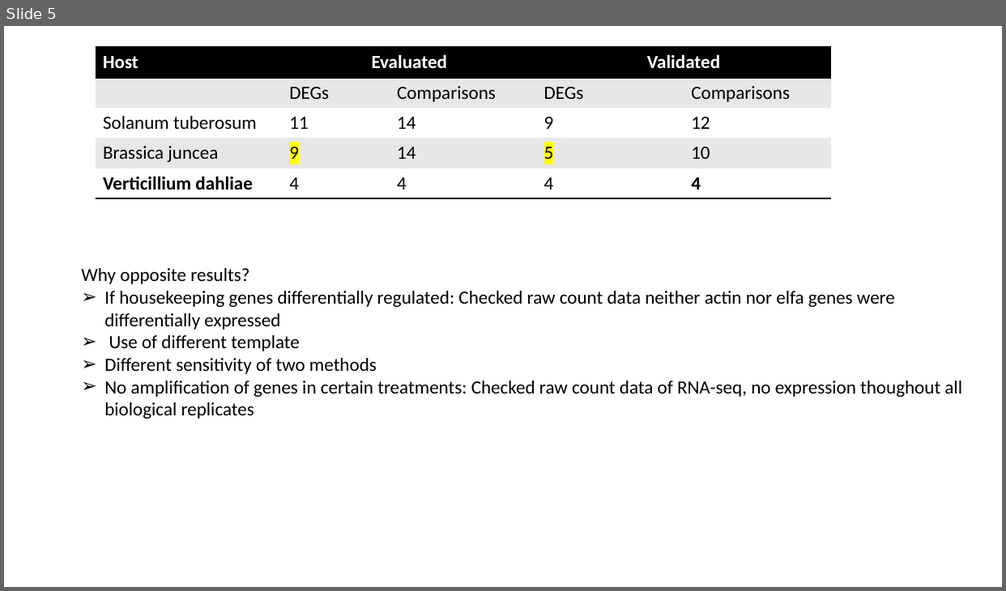
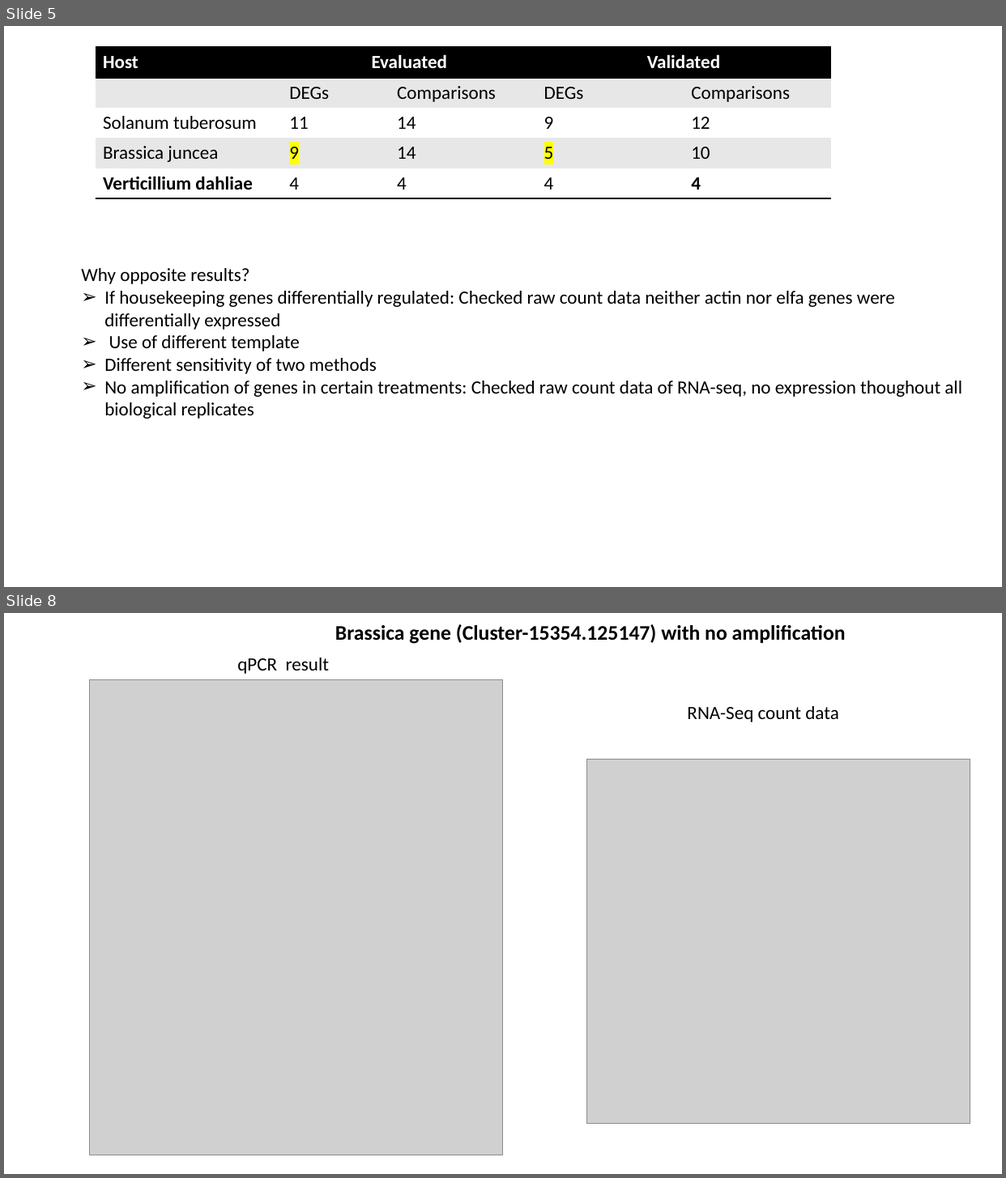
Before and after one commit to gcsudha/RNA-seq, a slide deck: qPCR validation/qPCR-Validation.pptx. Shown one above the other, each under a label of ours: slide 5 before the commit, slides 5 and 8 after it; the slides between them are not shown. The pictures are 1006x591 and 1006x1178 pixels, drawn with LibreOffice and Linux fonts; fonts in the diff are those of the drawing; grey boxes stand for pictures. Boxes give left, top, right and bottom in pixels: in the first picture for what was removed or moved away, otherwise in the second. Text is boxed around its words. In the diff, an @@ line names an element or a change of style, - is before the commit and + after.

```diff
--- a/qPCR validation/qPCR-Validation.pptx
+++ b/qPCR validation/qPCR-Validation.pptx
@@ slide 8 added at (4, 613, 1002, 1174), background #FFFFFF @@
@@ text added at (335, 624, 846, 644), 20 pt, text #000000, bold @@
+Brassica gene (Cluster-15354.125147) with no amplification
@@ text added at (237, 658, 329, 674), 18 pt, text #000000 @@
+qPCR result
@@ picture added at (89, 679, 503, 1156) @@
@@ text added at (687, 706, 838, 722), 18 pt, text #000000 @@
+RNA-Seq count data
@@ picture added at (586, 759, 970, 1123) @@
```
Also in this commit, not shown: 4 slides changed, 1 slide removed.
